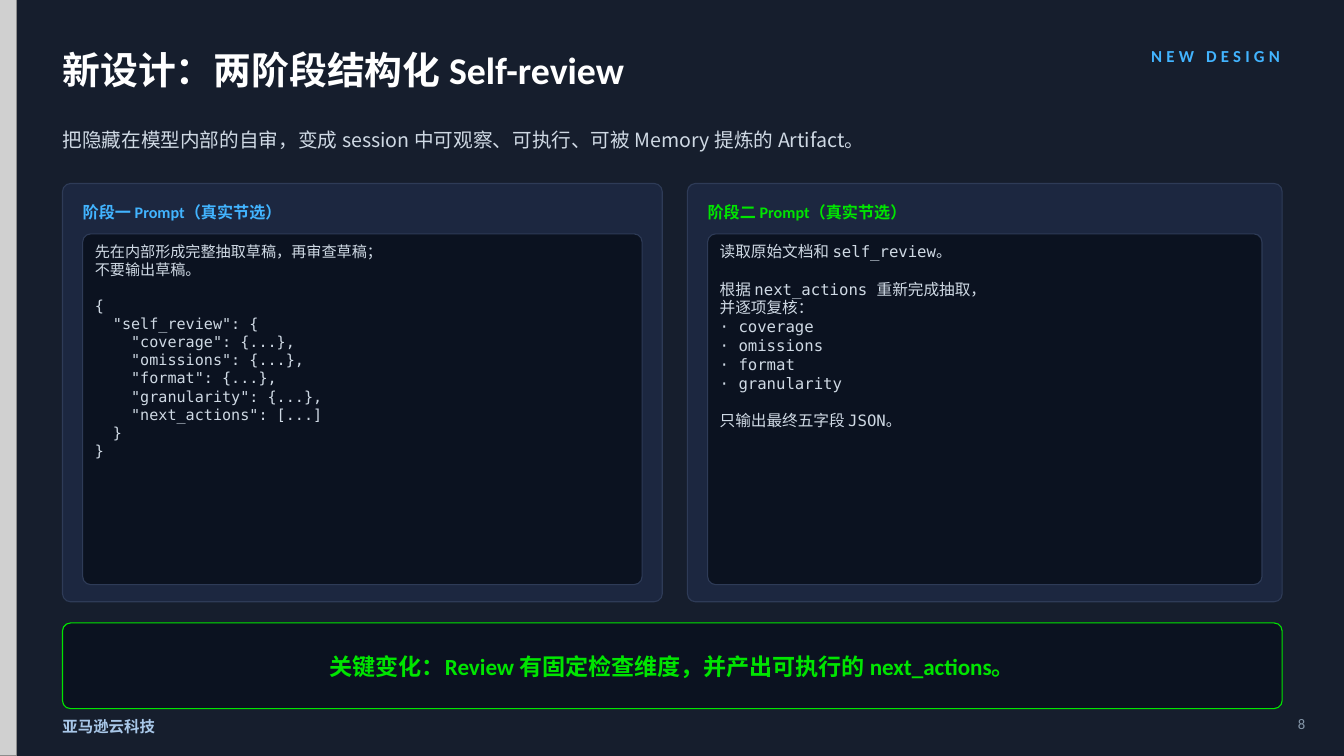
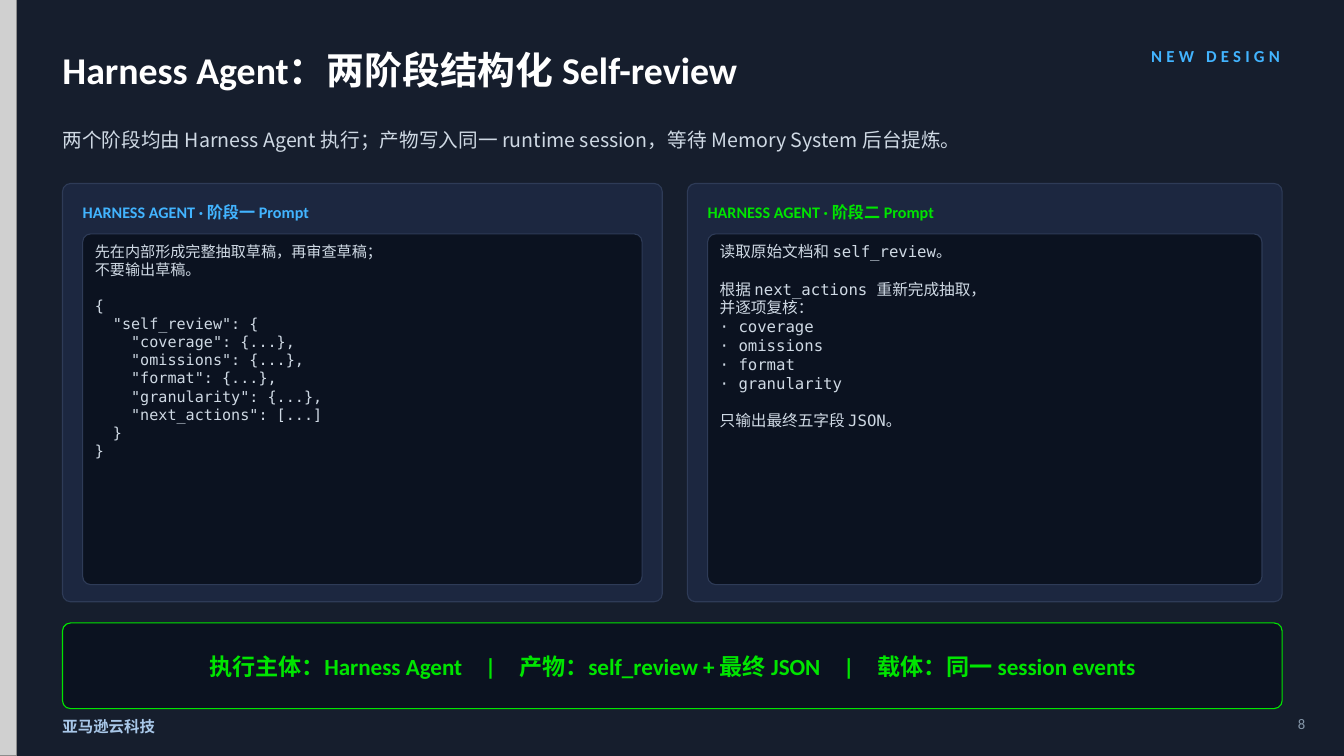
Before and after one commit to dashjim/agentcore-memory-loop, a slide deck: slide 8 of docs/记忆能让Agent越跑越好吗-V3.pptx. Drawn at 1344x756 pixels with LibreOffice and Linux fonts; fonts in the diff are those of the drawing; grey boxes stand for pictures. Boxes give left, top, right and bottom in pixels: in the first picture for what was removed or moved away, otherwise in the second. Text is boxed around its words. In the diff, an @@ line names an element or a change of style, - is before the commit and + after.

Commit message:
docs: clarify execution roles in memory deck

```diff
--- a/docs/记忆能让Agent越跑越好吗-V3.pptx
+++ b/docs/记忆能让Agent越跑越好吗-V3.pptx
@@ text at [62, 53, 737, 91]: text changed @@
-新设计：两阶段结构化 Self-review
+Harness Agent：两阶段结构化 Self-review
@@ text at [62, 130, 960, 152]: text changed @@
-把隐藏在模型内部的自审，变成 session 中可观察、可执行、可被 Memory 提炼的 Artifact。
+两个阶段均由 Harness Agent 执行；产物写入同一 runtime session，等待 Memory System 后台提炼。
@@ text at [83, 204, 309, 221]: text changed @@
-阶段一 Prompt（真实节选）
+HARNESS AGENT · 阶段一 Prompt
@@ text at [708, 204, 934, 221]: text changed @@
-阶段二 Prompt（真实节选）
+HARNESS AGENT · 阶段二 Prompt
@@ text at [209, 655, 1135, 679]: text changed @@
-关键变化：Review 有固定检查维度，并产出可执行的 next_actions。
+执行主体：Harness Agent | 产物：self_review + 最终 JSON | 载体：同一 session events
```
Also in this commit, not shown: 6 other slides changed, 2 other files.
